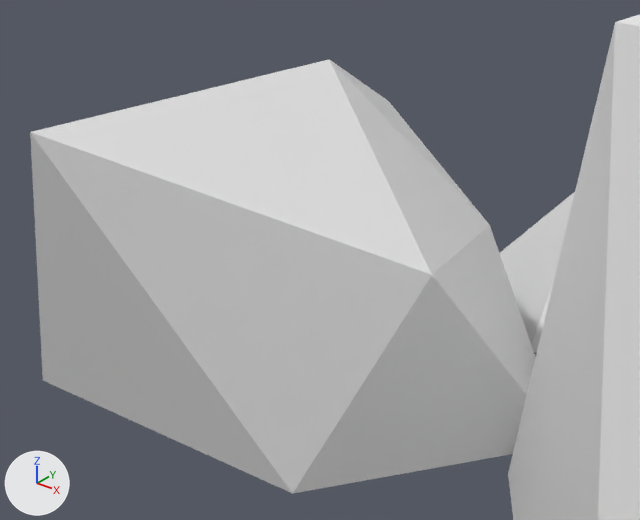
The Blender file HereWeSettleDown/Assets/Models/Stones/Stones.blend, before and after one commit.
Both versions are drawn from a camera (50 mm lens) standing at (-0.97, -5.44, 3.73) and looking at (-3.95, -1.73, 1.43). Arrows for +X, +Y and +Z are at lower left; the lights stay in place.

Script lines for the objects in view, before the commit:
```python
me_icosphere = bpy.data.meshes.new('Icosphere')
me_icosphere.from_pydata(...)  # 12 vertices, 20 faces; spans x -0.94..0.77, y -1.06..0.85, z -0.67..0.87
me_icosphere_001 = bpy.data.meshes.new('Icosphere.001')
me_icosphere_001.from_pydata(...)  # 12 vertices, 20 faces; spans x -0.94..0.83, y -1.35..0.85, z -0.67..0.87
me_icosphere_002 = bpy.data.meshes.new('Icosphere.002')
me_icosphere_002.from_pydata(...)  # 12 vertices, 20 faces; spans x -1.23..0.83, y -1.35..0.85, z -0.67..0.22
ob_stone = bpy.data.objects.new('Stone', me_icosphere_001)
ob_stone.location = (-4.822, 0.0, 0.486)
ob_stone.rotation_euler = (0.0, 0.0, -0.588)  # degrees (0, 0, -34)
ob_stone.scale = (2.01, 2.01, 2.01)
ob_stonebig = bpy.data.objects.new('Stonebig', me_icosphere)
ob_stonebig.location = (0.0, 0.0, 1.124)
ob_stonebig.scale = (3.36, 3.36, 3.36)
ob_stoneflat = bpy.data.objects.new('Stoneflat', me_icosphere_002)
ob_stoneflat.location = (-3.238, 2.982, 0.346)
ob_stoneflat.rotation_euler = (0.0, 0.0, 2.516)  # degrees (0, 0, 144)
ob_stoneflat.scale = (2.01, 2.01, 2.01)
```
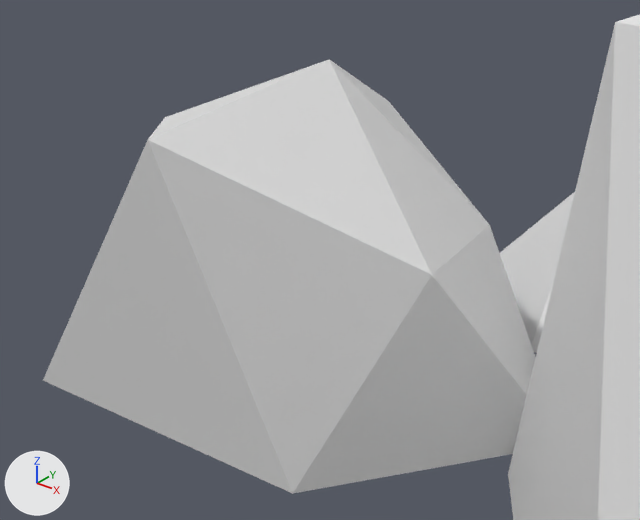
Patch to the scene script:
```diff
--- a/HereWeSettleDown/Assets/Models/Stones/Stones.blend.py
+++ b/HereWeSettleDown/Assets/Models/Stones/Stones.blend.py
@@ me_icosphere_001 @@
 me_icosphere_001.from_pydata(...)  # 12 vertices, 20 faces; spans x -0.94..0.83, y -1.35..0.85, z -0.67..0.87
 # used by ob_stone; location = (-4.822, 0.0, 0.486); rotation_euler = (0.0, 0.0, -0.588), in degrees (0, 0, -34); scale = (2.01, 2.01, 2.01)
-me_icosphere_001.vertices[6].co = (0.39, -1.24, 0.8)  # pixel (30, 131)
+# me_icosphere_001 part 1
+me_icosphere_001.vertices[6].co = (0.57, -0.91, 0.8)  # pixel (147, 139)
```

Pixel boxes [x1, y1, x2, y2] of what changed, in the pictures (640 x 520 px; the box of a moved part takes in the faces that stretch with it):
'Stone', reshaped
    before: [30, 59, 536, 494]
    after: [43, 59, 536, 494]
part 1 of me_icosphere_001, moved or reshaped
    before: [30, 60, 431, 492]
    after: [43, 60, 431, 492]
